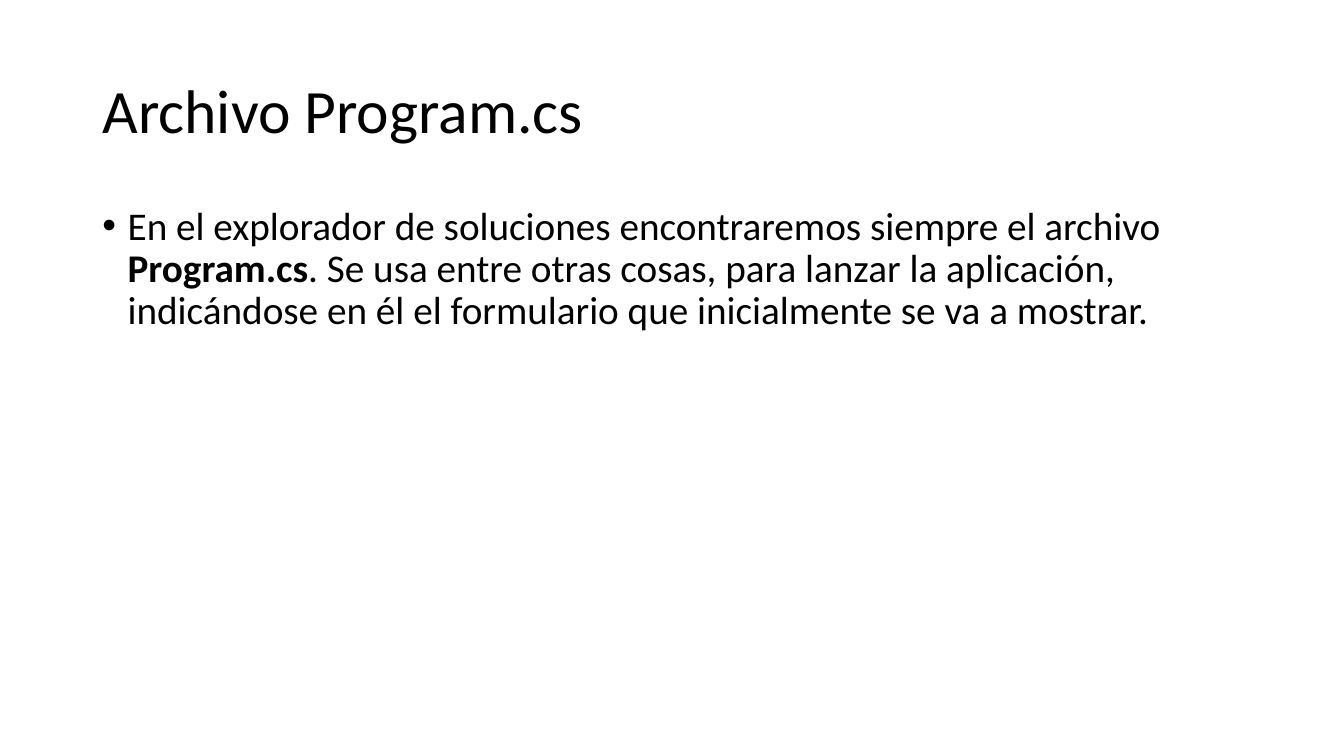
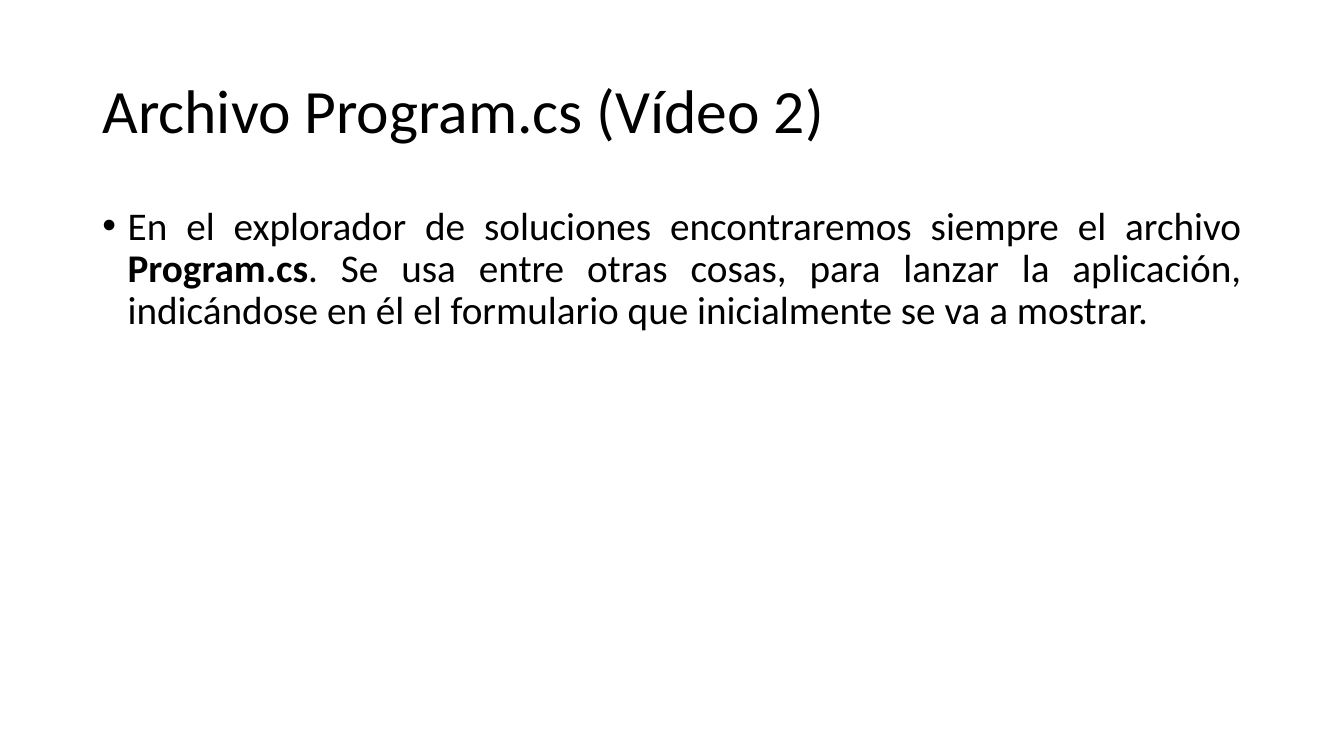
Before and after one commit to Worome/Recetatic, a slide deck: slide 2 of Recetatic/Visual C#.pptx. Drawn at 1344x756 pixels with LibreOffice and Linux fonts; fonts in the diff are those of the drawing. Boxes give left, top, right and bottom in pixels: in the first picture for what was removed or moved away, otherwise in the second. Text is boxed around its words. In the diff, an @@ line names an element or a change of style, - is before the commit and + after.

```diff
--- a/Recetatic/Visual C#.pptx
+++ b/Recetatic/Visual C#.pptx
@@ title at (102,88,824,144): text changed @@
-Archivo Program.cs
+Archivo Program.cs (Vídeo 2)
@@ text "En el explorador de soluciones ..." at (128,212,1241,331): alignment left to justified @@
```
Also in this commit, not shown: 1 other slide changed, 6 slides added.
